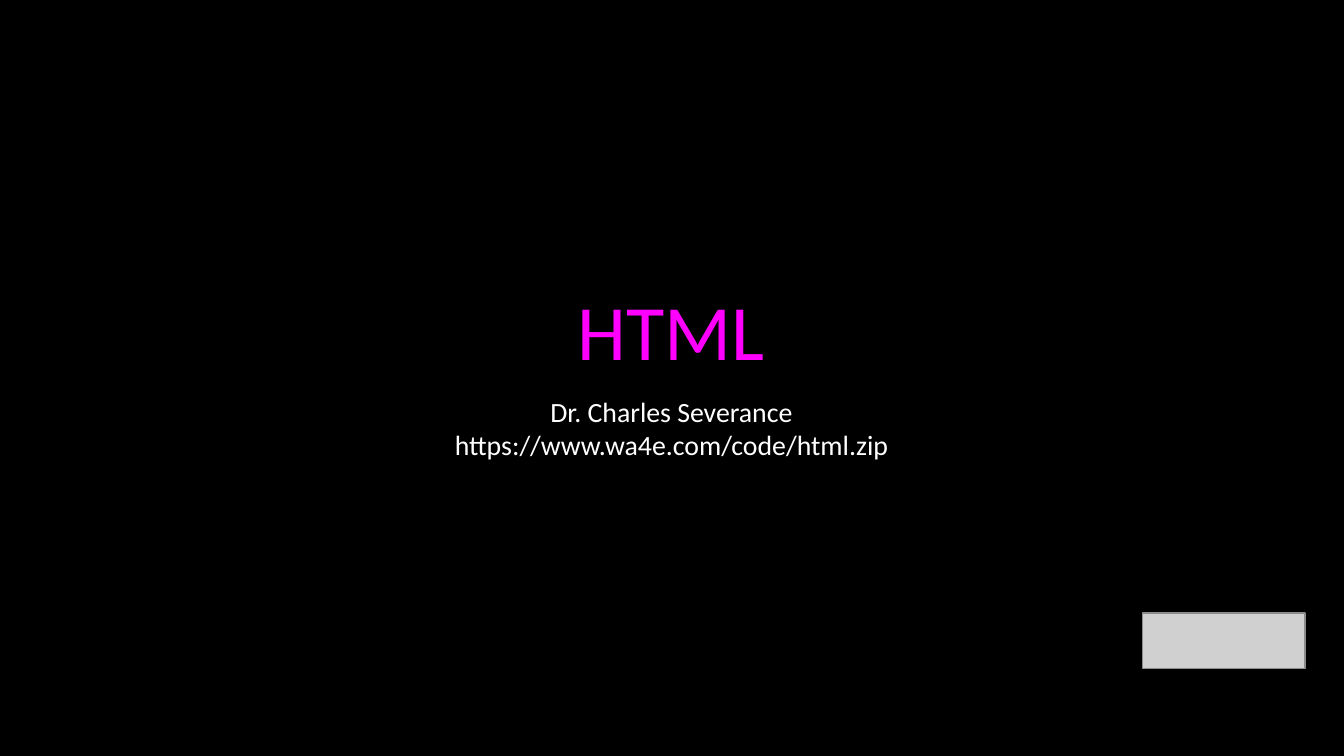
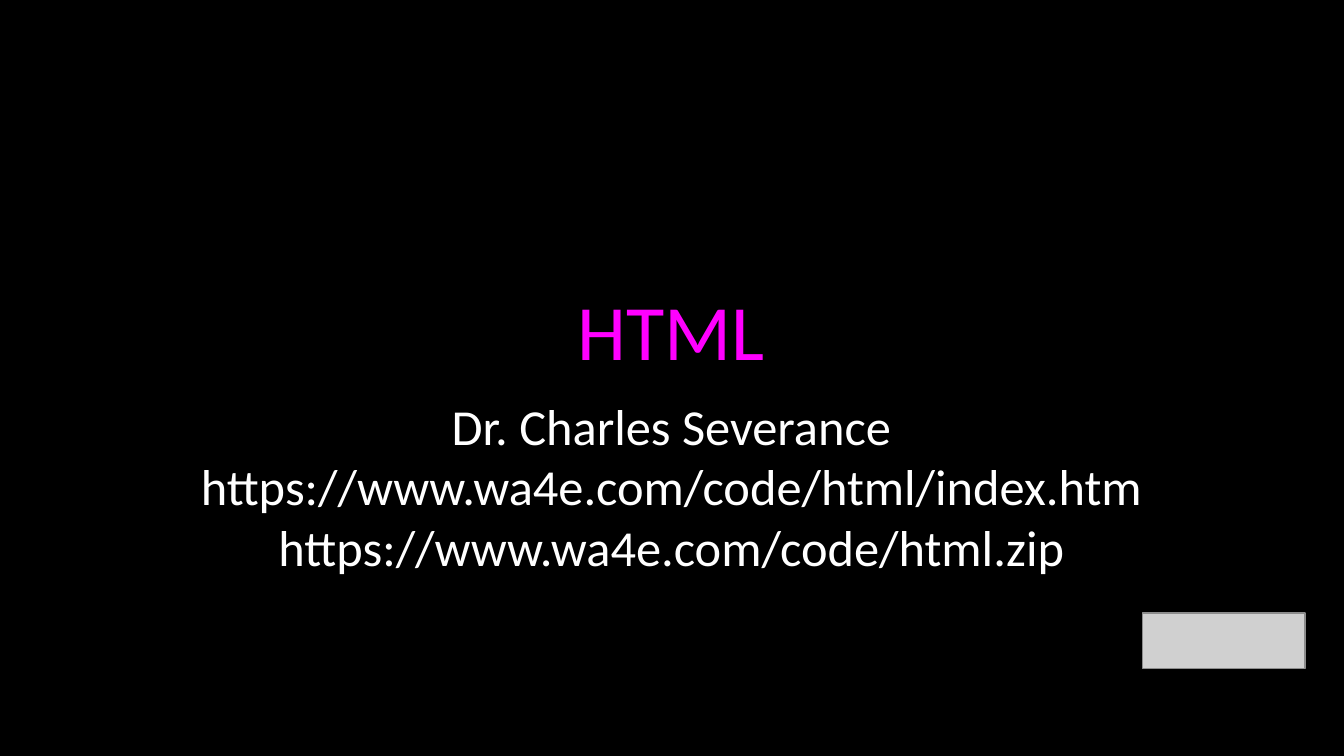
Before and after one commit to csev/wa4e, a slide deck: slide 1 of lectures/Web-02-HTML.ppt. Drawn at 1344x756 pixels with LibreOffice and Linux fonts; fonts in the diff are those of the drawing; grey boxes stand for pictures. Boxes give left, top, right and bottom in pixels: in the first picture for what was removed or moved away, otherwise in the second. Text is boxed around its words. In the diff, an @@ line names an element or a change of style, - is before the commit and + after.

Commit message:
Update the HTML lectures

```diff
--- a/lectures/Web-02-HTML.ppt
+++ b/lectures/Web-02-HTML.ppt
@@ text at (278,410,1064,574): size 14.9 to 27 pt in "Dr. Charles Severance", "https://www.wa4e.com/code/html.zip" @@
@@ text at (201,470,1142,513): paragraph added @@
+https://www.wa4e.com/code/html/index.htm
```
Also in this commit, not shown: 1 other slide changed, 1 other file.
